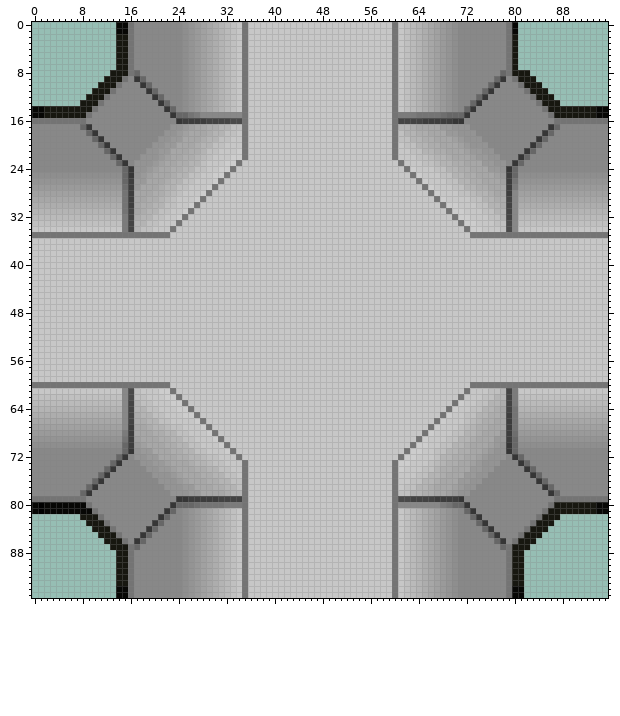
Sprite sheet: SpaceStationRescue/SpaceStationRescue/Assets/Images/Tiles/Tile5.png. Above, as it was before the edit.
The file is 96x96 pixels. Colours within 5 levels of each other are drawn and written as one.
The same view after the edit:
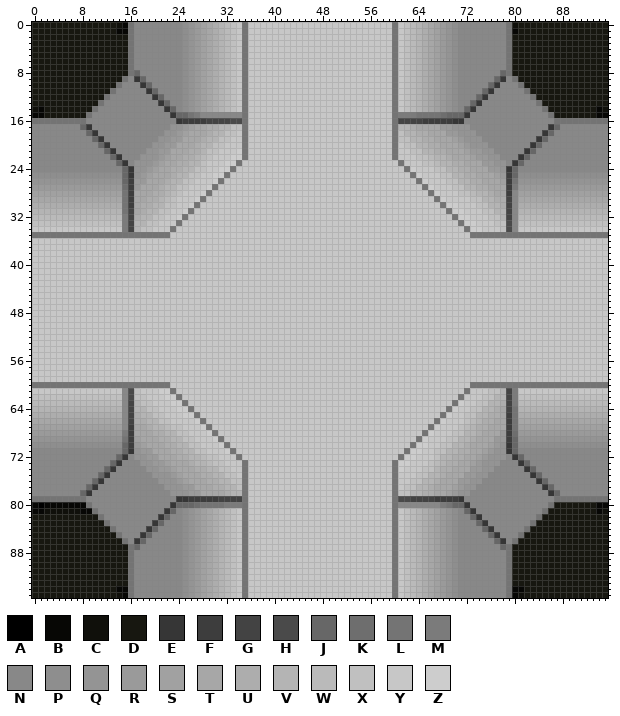
Palette (. is transparent): A #000000  B #070705  C #10100b  D #171710  E #363636  F #3d3d3d  G #434343  H #4a4a4a  J #676767  K #6e6e6e  L #747474  M #7b7b7b  N #888888  P #8e8e8e  Q #949494  R #9a9a9a  S #a1a1a1  T #a7a7a7  U #adadad  V #b4b4b4  W #bababa  X #c0c0c0  Y #c7c7c7  Z #cdcdcd
The edit:
{"y":0,"x":0,"old":"..............B","new":"DDDDDDDDDDDDDDC"}
{"y":0,"x":80,"old":"B...............","new":"CDDDDDDDDDDDDDDD"}
{"y":1,"x":0,"old":"..............","new":"DDDDDDDDDDDDDD"}
{"y":1,"x":81,"old":"...............","new":"DDDDDDDDDDDDDDD"}
{"y":2,"x":0,"old":"..............","new":"DDDDDDDDDDDDDD"}
{"y":2,"x":81,"old":"...............","new":"DDDDDDDDDDDDDDD"}
{"y":3,"x":0,"old":"..............","new":"DDDDDDDDDDDDDD"}
{"y":3,"x":81,"old":"...............","new":"DDDDDDDDDDDDDDD"}
{"y":4,"x":0,"old":"..............","new":"DDDDDDDDDDDDDD"}
{"y":4,"x":81,"old":"...............","new":"DDDDDDDDDDDDDDD"}
{"y":5,"x":0,"old":"..............","new":"DDDDDDDDDDDDDD"}
{"y":5,"x":81,"old":"...............","new":"DDDDDDDDDDDDDDD"}
{"y":6,"x":0,"old":"..............","new":"DDDDDDDDDDDDDD"}
{"y":6,"x":81,"old":"...............","new":"DDDDDDDDDDDDDDD"}
{"y":7,"x":0,"old":"..............","new":"DDDDDDDDDDDDDD"}
{"y":7,"x":81,"old":"...............","new":"DDDDDDDDDDDDDDD"}
{"y":8,"x":0,"old":".............","new":"DDDDDDDDDDDDD"}
{"y":8,"x":83,"old":".............","new":"DDDDDDDDDDDDD"}
{"y":9,"x":0,"old":"............","new":"DDDDDDDDDDDD"}
{"y":9,"x":84,"old":"............","new":"DDDDDDDDDDDD"}
{"y":10,"x":0,"old":"...........","new":"DDDDDDDDDDD"}
{"y":10,"x":85,"old":"...........","new":"DDDDDDDDDDD"}
{"y":11,"x":0,"old":"..........","new":"DDDDDDDDDD"}
{"y":11,"x":86,"old":"..........","new":"DDDDDDDDDD"}
{"y":12,"x":0,"old":".........","new":"DDDDDDDDD"}
{"y":12,"x":87,"old":".........","new":"DDDDDDDDD"}
{"y":13,"x":0,"old":"........","new":"DDDDDDDD"}
{"y":13,"x":88,"old":"........","new":"DDDDDDDD"}
{"y":14,"x":0,"old":"B","new":"C"}
{"y":14,"x":95,"old":"B","new":"C"}
{"y":81,"x":1,"old":"ABBBBBB","new":"BCCCCCC"}
{"y":81,"x":95,"old":"B","new":"C"}
{"y":82,"x":0,"old":"........","new":"DDDDDDDD"}
{"y":82,"x":88,"old":"........","new":"DDDDDDDD"}
{"y":83,"x":0,"old":".........","new":"DDDDDDDDD"}
{"y":83,"x":87,"old":".........","new":"DDDDDDDDD"}
{"y":84,"x":0,"old":"..........","new":"DDDDDDDDDD"}
{"y":84,"x":86,"old":"..........","new":"DDDDDDDDDD"}
{"y":85,"x":0,"old":"...........","new":"DDDDDDDDDDD"}
{"y":85,"x":85,"old":"...........","new":"DDDDDDDDDDD"}
{"y":86,"x":0,"old":"............","new":"DDDDDDDDDDDD"}
{"y":86,"x":84,"old":"............","new":"DDDDDDDDDDDD"}
{"y":87,"x":0,"old":".............","new":"DDDDDDDDDDDDD"}
{"y":87,"x":83,"old":".............","new":"DDDDDDDDDDDDD"}
{"y":88,"x":0,"old":"..............","new":"DDDDDDDDDDDDDD"}
{"y":88,"x":82,"old":"..............","new":"DDDDDDDDDDDDDD"}
{"y":89,"x":0,"old":"..............","new":"DDDDDDDDDDDDDD"}
{"y":89,"x":82,"old":"..............","new":"DDDDDDDDDDDDDD"}
{"y":90,"x":0,"old":"..............","new":"DDDDDDDDDDDDDD"}
{"y":90,"x":82,"old":"..............","new":"DDDDDDDDDDDDDD"}
{"y":91,"x":0,"old":"..............","new":"DDDDDDDDDDDDDD"}
{"y":91,"x":82,"old":"..............","new":"DDDDDDDDDDDDDD"}
{"y":92,"x":0,"old":"..............","new":"DDDDDDDDDDDDDD"}
{"y":92,"x":82,"old":"..............","new":"DDDDDDDDDDDDDD"}
{"y":93,"x":0,"old":"..............","new":"DDDDDDDDDDDDDD"}
{"y":93,"x":82,"old":"..............","new":"DDDDDDDDDDDDDD"}
{"y":94,"x":0,"old":"..............","new":"DDDDDDDDDDDDDD"}
{"y":94,"x":82,"old":"..............","new":"DDDDDDDDDDDDDD"}
{"y":95,"x":0,"old":"..............B","new":"DDDDDDDDDDDDDDC"}
{"y":95,"x":81,"old":"B..............","new":"CDDDDDDDDDDDDDD"}
{"label":"changed","picture_box":[32,22,122,112]}
{"label":"changed","picture_box":[512,22,608,112]}
{"label":"changed","picture_box":[32,508,122,598]}
{"label":"changed","picture_box":[518,508,608,598]}
